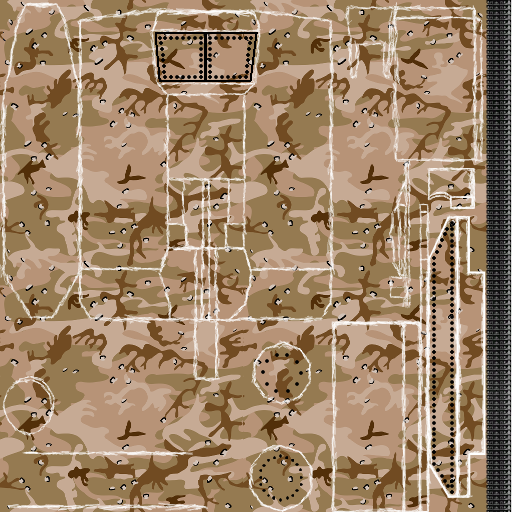
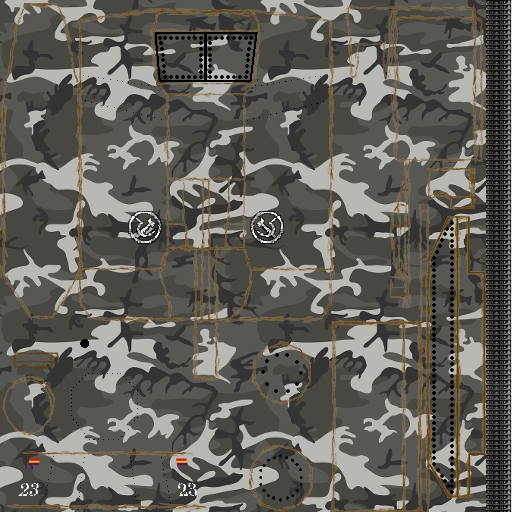
Comparing the layer stacks of the two 512×512 images. Changes:
added layer "Signs" above "barrel" over [18, 211, 284, 496]
added layer "barrel" above "Joints" over [80, 339, 89, 348]
painted on "Joints" over [44, 75, 324, 503]
painted on "edges" over [0, 2, 486, 512]
renamed "main surface" to "tracks", moved it above "camo", unmasked it over [486, 0, 487, 512]
hid "camo" over [0, 0, 487, 512]
added layer "camo2" above "uvgrid" over [0, 0, 487, 512]
